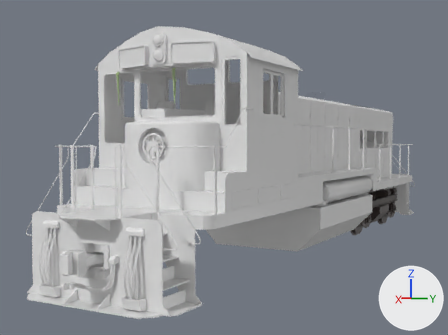
One commit to the Blender file 1AE-2500/blend/1AE-2500S (export).blend: the scene before it, then after it.
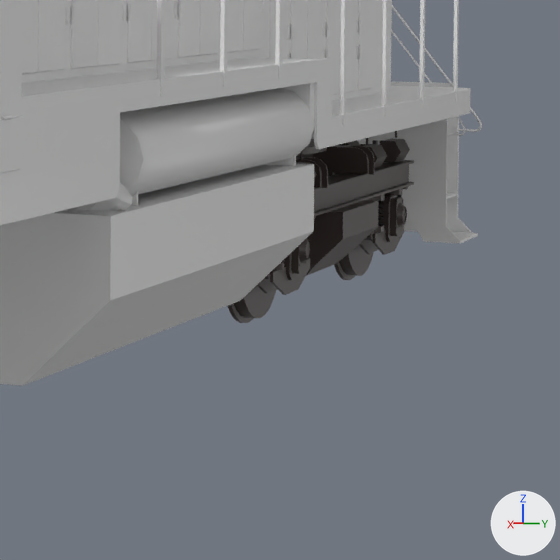
Each version is shown whole from a 50 mm lens placed at (18.33, 6.11, 2.7), pointed at (5.02, -1.42, 2.09), then close up on the part from 65% to 97% of the width and 46% to 88% of the height. Lighting does not change. The marker at lower right points along +X, +Y and +Z.

Names of what the first close-up shows: 'Body', 'Bogie'.
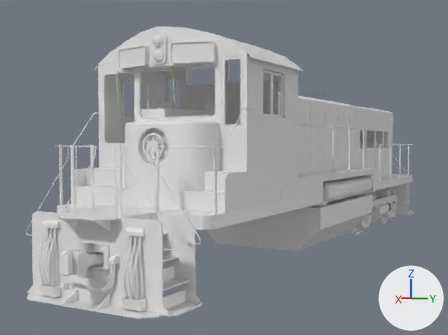
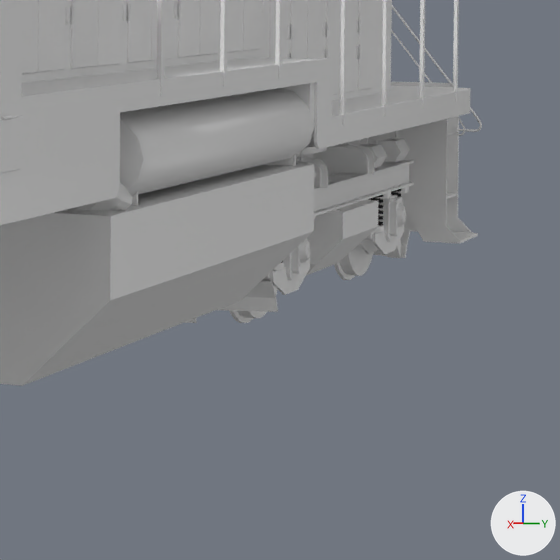
What differs and where, as boxes (x1, y1, x2, y2) in the close-ups (560 x 560 px; the box of a moved part takes in the faces that stretch with it):
'Bogie', reshaped: before (228, 131, 414, 323); after (185, 131, 414, 323)
part 1 of me_cube_020, added: after (185, 281, 278, 323)
part 2 of me_cube_020, added: after (373, 228, 411, 258)
part 3 of me_cube_020, moved or reshaped: before (368, 189, 402, 201); after (262, 186, 409, 312)
part 4 of me_cube_020, recoloured: (229, 131, 414, 323) in both

What changed in the scene script:
```text
Add img_spring_png:
    img_spring_png = load_image('spring.png', '../texture/spring.png', 64, 64, 'sRGB')
Add mat_spring_001:
    mat_spring_001 = principled_material('Spring.001')
    mat_spring_001.texture = img_spring_png  # with its transparency
    mat_spring_001.roughness = 0.4
    mat_spring_001.specular_ior_level = 0.0
Add mat_material_006:
    mat_material_006 = principled_material('Material.006')
    mat_material_006.base_color = (0.8, 0.8, 0.8)  # white #e7e7e7
    mat_material_006.roughness = 0.4
Add mat_material_005:
    mat_material_005 = principled_material('Material.005')
    mat_material_005.base_color = (0.8, 0.8, 0.8)  # white #e7e7e7
    mat_material_005.roughness = 0.4
Add mat_material_007:
    mat_material_007 = principled_material('Material.007')
    mat_material_007.base_color = (0.8, 0.8, 0.8)  # white #e7e7e7
    mat_material_007.roughness = 0.4
Change me_cube_020:
    used by ob_bogie; location = (0.0, 0.0, 1.24); scale = (-1.0, 1.0, 1.0)
    remove me_cube_020.from_pydata(...)  # 4494 vertices, 3451 faces; spans x -2.03..2.03, y -1.2..1.2, z -1.14..0.32
    add me_cube_020.from_pydata(...)  # 4586 vertices, 3515 faces; spans x -2.11..2.11, y -1.2..1.2, z -1.14..0.32
    me_cube_020 part 1: a new loose piece of 30 vertices spanning x -2.11..-1.75, y -1.1..1.1, z -1.09..-0.76, in mat_material_007 (white #e7e7e7)
    me_cube_020 part 2: a new loose piece of 30 vertices spanning x 1.75..2.11, y -1.1..1.1, z -1.09..-0.76, in mat_material_007 (white #e7e7e7)
    me_cube_020 part 3: 12 vertices moved from x -2.0..2.0, y -0.5..0.5, z -0.4..-0.2 to x -2.0..2.0, y -0.55..0.55, z -0.4..-0.2; 368 vertices removed from x -1.72..1.72, y -1.1..1.1, z -0.45..-0.4; 400 vertices added at x -1.93..1.93, y -1.1..1.1, z -0.99..-0.4
    me_cube_020 part 4: 3079 faces spanning x -2.03..2.03, y -1.2..1.2, z -1.14..0.32 switch from mat_bogie (picture img_bogie_png) to mat_material_005 (white #e7e7e7)
    add me_cube_020.materials.append(mat_spring_001)  # picture img_spring_png
    add me_cube_020.materials.append(mat_material_006)  # white #e7e7e7
    add me_cube_020.materials.append(mat_material_007)  # white #e7e7e7
```
